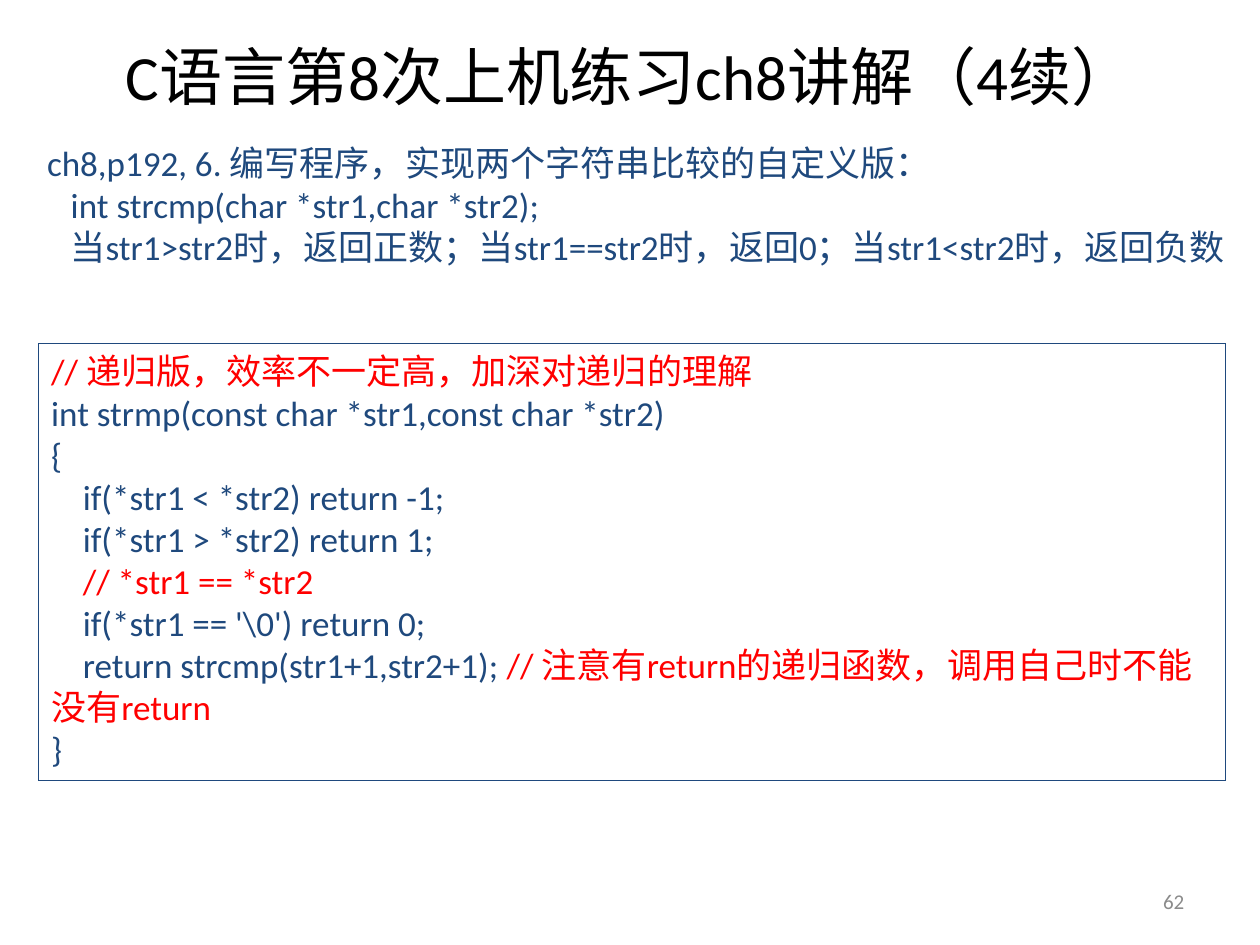
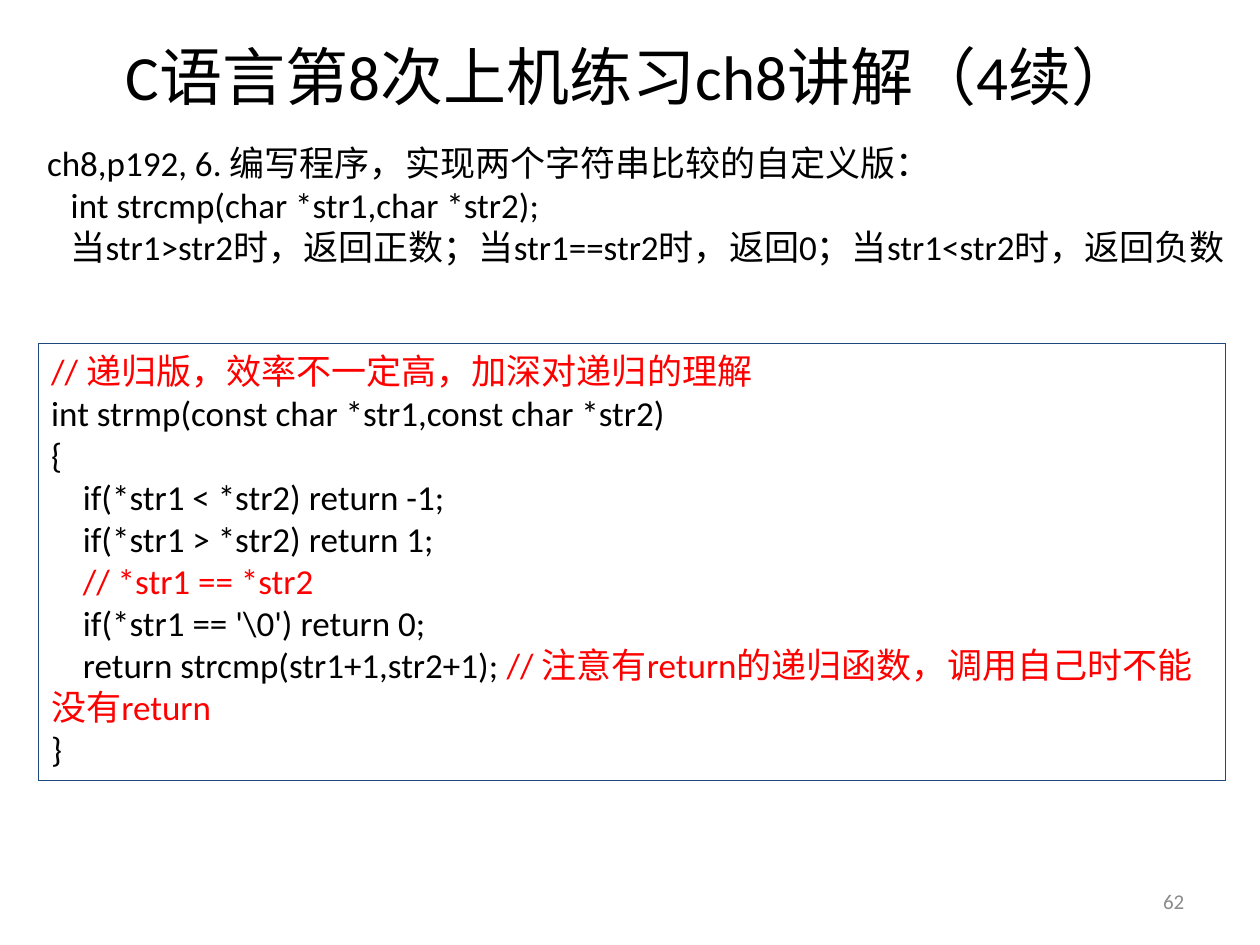
Before and after one commit to jtrfid/C-Repositories, a slide deck: slide 62 of 2016/上机安排.pptx. Drawn at 1260x945 pixels with LibreOffice and Linux fonts; fonts in the diff are those of the drawing. Boxes give left, top, right and bottom in pixels: in the first picture for what was removed or moved away, otherwise in the second. Text is boxed around its words. In the diff, an @@ line names an element or a change of style, - is before the commit and + after.

```diff
--- a/2016/上机安排.pptx
+++ b/2016/上机安排.pptx
@@ text "ch8,p192, 6. 编写程序，实现两个字符串比较的自定义版：" at box(47, 146, 1225, 266): text colour #1F497D to #000000 @@
@@ text in rectangle at box(51, 400, 1193, 723): text colour #1F497D to #000000 in "int strmp(const char *str1,const char *str2)", "{", "if(*str1 < *str2) return -1;", "if(*str1 > *str2) return 1;" and 3 more places @@
```
Also in this commit, not shown: 3 other slides changed, 1 slide removed, 8 other files.
